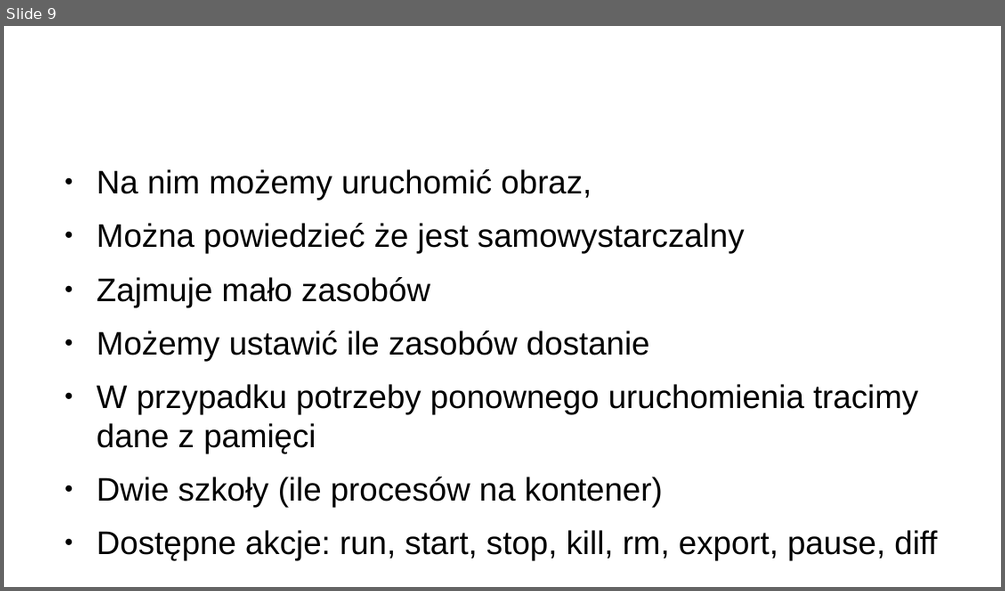
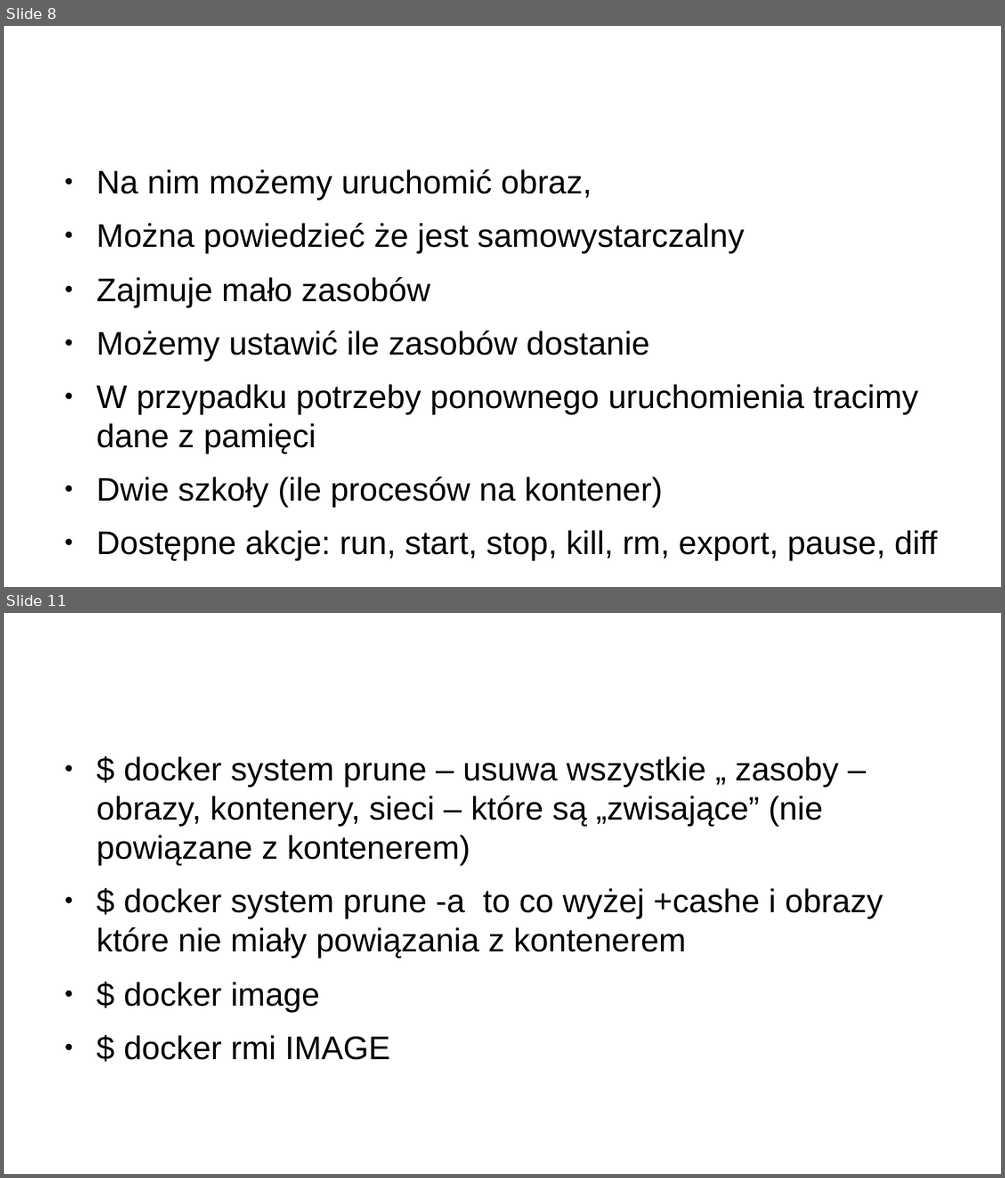
Before and after one commit to oskardz/cwiczenia-docker, a slide deck: docker.odp. Shown one above the other, each under a label of ours: slide 9 before the commit, slides 8 and 11 after it; the slides between them are not shown. The pictures are 1005x591 and 1005x1178 pixels, drawn with LibreOffice and Linux fonts; fonts in the diff are those of the drawing; background and template pictures are left out. Boxes give left, top, right and bottom in pixels: in the first picture for what was removed or moved away, otherwise in the second. Text is boxed around its words. In the diff, an @@ line names an element or a change of style, - is before the commit and + after.

```diff
--- a/docker.odp
+++ b/docker.odp
@@ slide 11 added at box(4, 613, 1001, 1174), background #FFFFFF @@
@@ title added at box(54, 634, 748, 727), 35.7 pt, text #FFFFFF @@
+Komendy
@@ text added at box(97, 756, 882, 1060), 26 pt, text #000000 @@
+● $ docker system prune – usuwa wszystkie „ zasoby – obrazy, kontenery, sieci – które są „zwisające” (nie powiązane z kontenerem)
+● $ docker system prune -a to co wyżej +cashe i obrazy które nie miały powiązania z kontenerem
+● $ docker image
+● $ docker rmi IMAGE
@@ what was slide 9 is now slide 8 @@
```
Also in this commit, not shown: 4 slides changed, 3 other slides added, 4 slides removed, 2 other files.
